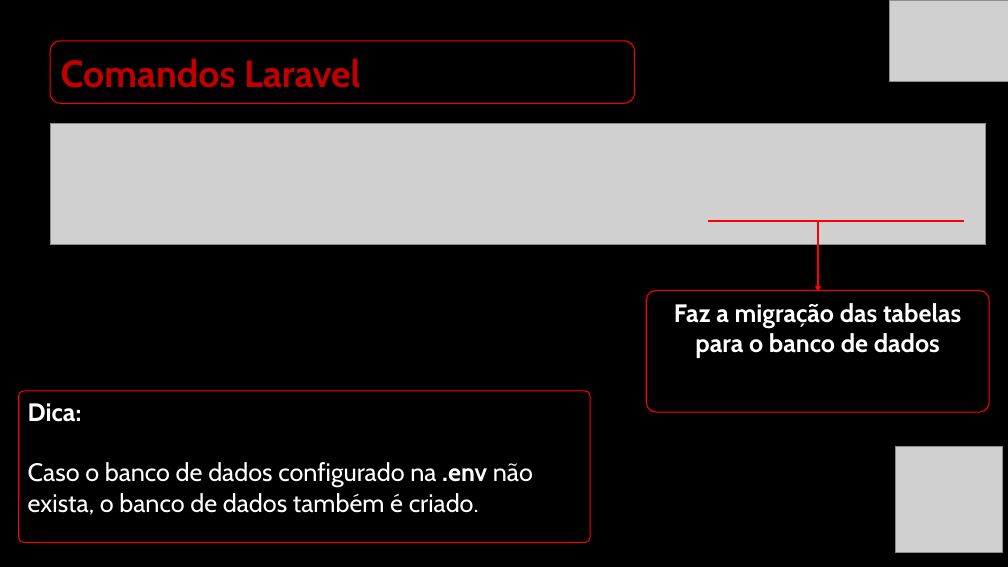
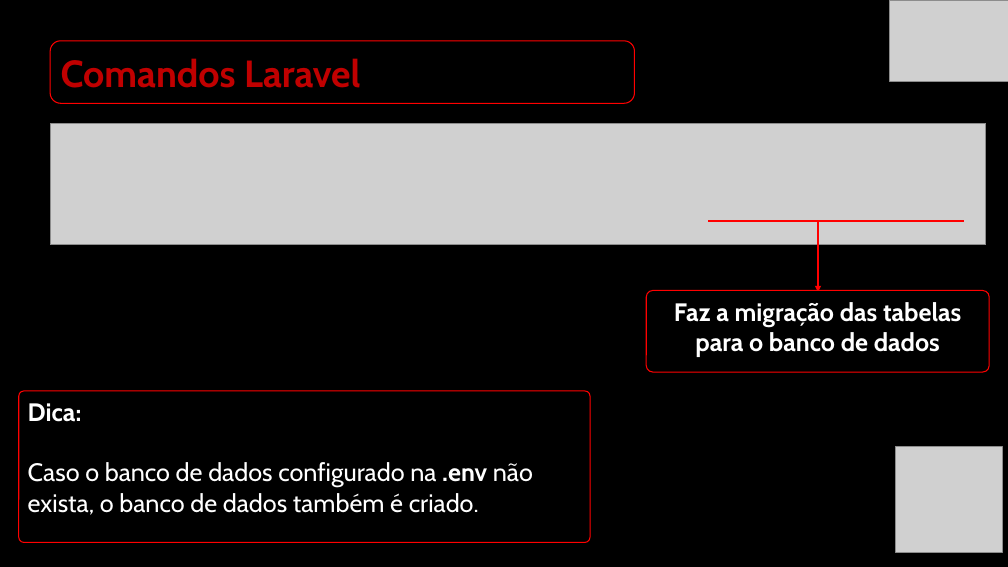
Before and after one commit to PabloGarcia48/AlunosSenac_23-2M_Back, a slide deck: slide 23 of PPTs/4.11-Intro_Laravel.pptx. Drawn at 1008x567 pixels with LibreOffice and Linux fonts; fonts in the diff are those of the drawing; grey boxes stand for pictures. Boxes give left, top, right and bottom in pixels: in the first picture for what was removed or moved away, otherwise in the second. Text is boxed around its words. In the diff, an @@ line names an element or a change of style, - is before the commit and + after.

```diff
--- a/PPTs/4.11-Intro_Laravel.pptx
+++ b/PPTs/4.11-Intro_Laravel.pptx
@@ rounded rectangle "Faz a migração das tabelas ...": place and size @@
-rounded rectangle "Faz a migração das tabelas ..." at (647,290,990,412)
+rounded rectangle "Faz a migração das tabelas ..." at (647,290,990,372)
```
Also in this commit, not shown: 7 other slides changed.
